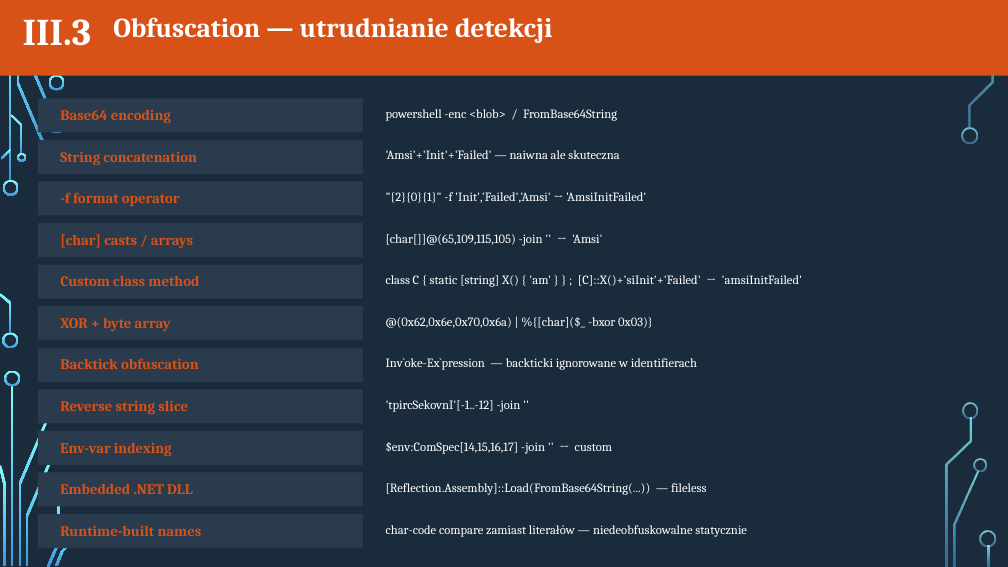
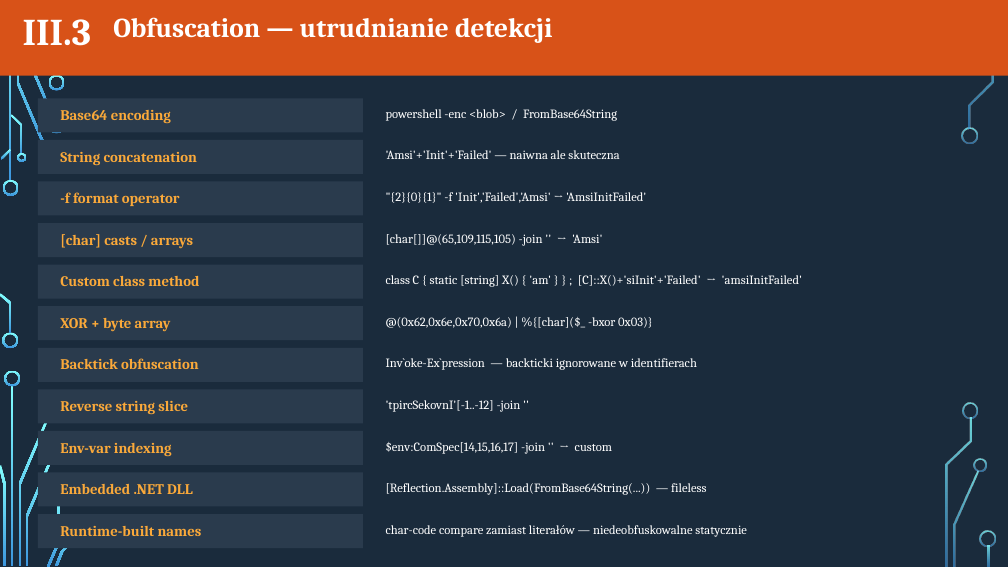
Before and after one commit to radkum/confidence_2026, a slide deck: slide 9 of AMSI_vs_Obfuscation.pptx. Drawn at 1008x567 pixels with LibreOffice and Linux fonts; fonts in the diff are those of the drawing; background and template pictures are left out. Boxes give left, top, right and bottom in pixels: in the first picture for what was removed or moved away, otherwise in the second. Text is boxed around its words. In the diff, an @@ line names an element or a change of style, - is before the commit and + after.

```diff
--- a/AMSI_vs_Obfuscation.pptx
+++ b/AMSI_vs_Obfuscation.pptx
@@ text colour #D85218 to #FAA93A in 11 elements at [60,526,202,536], [60,276,199,286], [60,358,199,369], [60,152,197,165], [60,484,193,494], [60,234,193,249], [60,401,188,414], [60,192,180,206], [60,110,171,123], [60,443,172,456], [60,318,171,332] @@
```
Also in this commit, not shown: 10 other slides changed.
